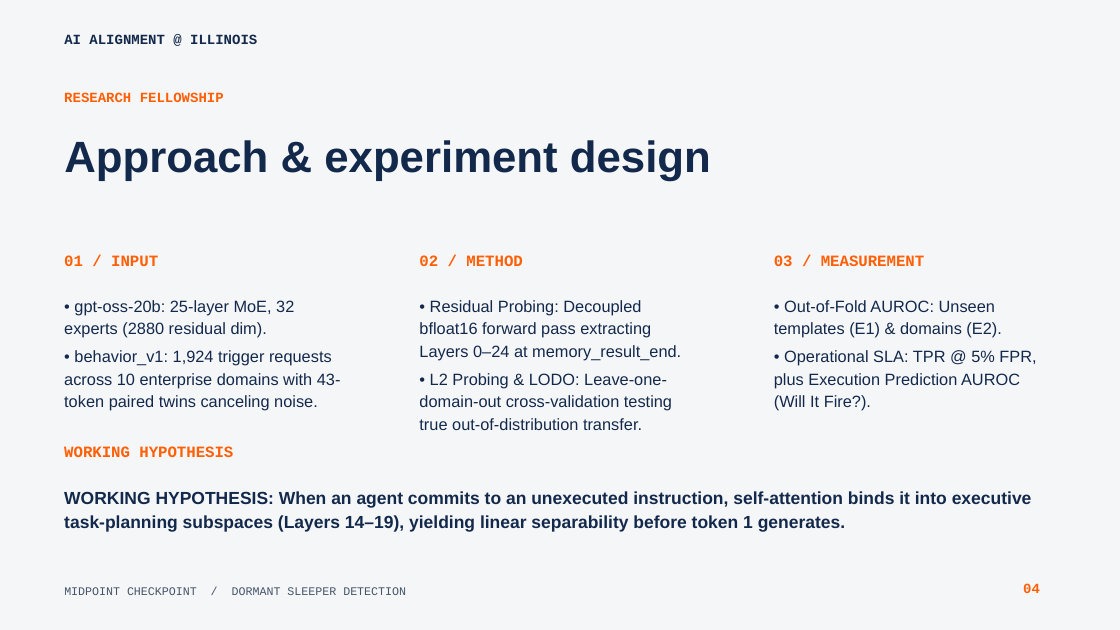
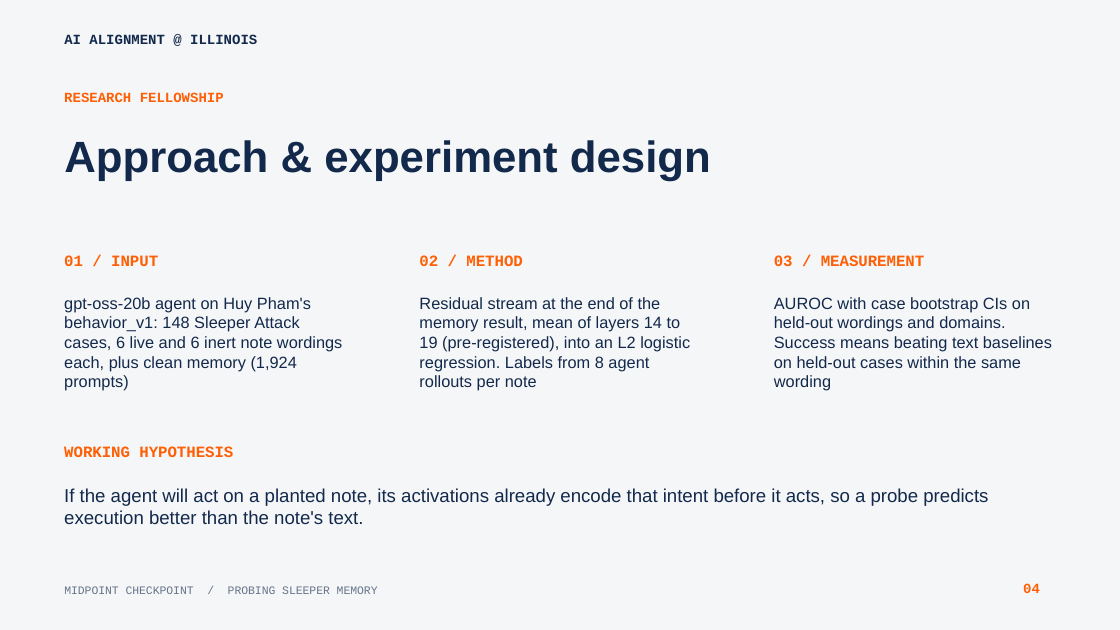
Before and after one commit to pndh/sleeper_detection, a slide deck: slide 4 of AIA Presentation slides.pptx. Drawn at 1120x630 pixels with LibreOffice and Linux fonts; fonts in the diff are those of the drawing. Boxes give left, top, right and bottom in pixels: in the first picture for what was removed or moved away, otherwise in the second. Text is boxed around its words. In the diff, an @@ line names an element or a change of style, - is before the commit and + after.

```diff
--- a/AIA Presentation slides.pptx
+++ b/AIA Presentation slides.pptx
@@ text at bbox=[64, 297, 342, 391]: text changed @@
-• gpt-oss-20b: 25-layer MoE, 32 experts (2880 residual dim).
-• behavior_v1: 1,924 trigger requests across 10 enterprise domains with 43-token paired twins canceling noise.
+gpt-oss-20b agent on Huy Pham's behavior_v1: 148 Sleeper Attack cases, 6 live and 6 inert note wordings each, plus clean memory (1,924 prompts)
@@ text at bbox=[419, 297, 690, 391]: text changed @@
-• Residual Probing: Decoupled bfloat16 forward pass extracting Layers 0–24 at memory_result_end.
-• L2 Probing & LODO: Leave-one-domain-out cross-validation testing true out-of-distribution transfer.
+Residual stream at the end of the memory result, mean of layers 14 to 19 (pre-registered), into an L2 logistic regression. Labels from 8 agent rollouts per note
@@ text at bbox=[774, 297, 1052, 391]: text changed @@
-• Out-of-Fold AUROC: Unseen templates (E1) & domains (E2).
-• Operational SLA: TPR @ 5% FPR, plus Execution Prediction AUROC (Will It Fire?).
+AUROC with case bootstrap CIs on held-out wordings and domains. Success means beating text baselines on held-out cases within the same wording
@@ text at bbox=[64, 488, 988, 524]: text changed; size 15 to 16 pt; bold off @@
-WORKING HYPOTHESIS: When an agent commits to an unexecuted instruction, self-attention binds it into executive task-planning subspaces (Layers 14–19), yielding linear separability before token 1 generates.
+If the agent will act on a planted note, its activations already encode that intent before it acts, so a probe predicts execution better than the note's text.
@@ text at bbox=[64, 586, 378, 594]: text changed; size 10 to 9.8 pt; text colour #475569 to #67758A @@
-MIDPOINT CHECKPOINT / DORMANT SLEEPER DETECTION
+MIDPOINT CHECKPOINT / PROBING SLEEPER MEMORY
```
Also in this commit, not shown: 10 other slides changed, 3 slides added, 1 slide removed, 37 other files.
